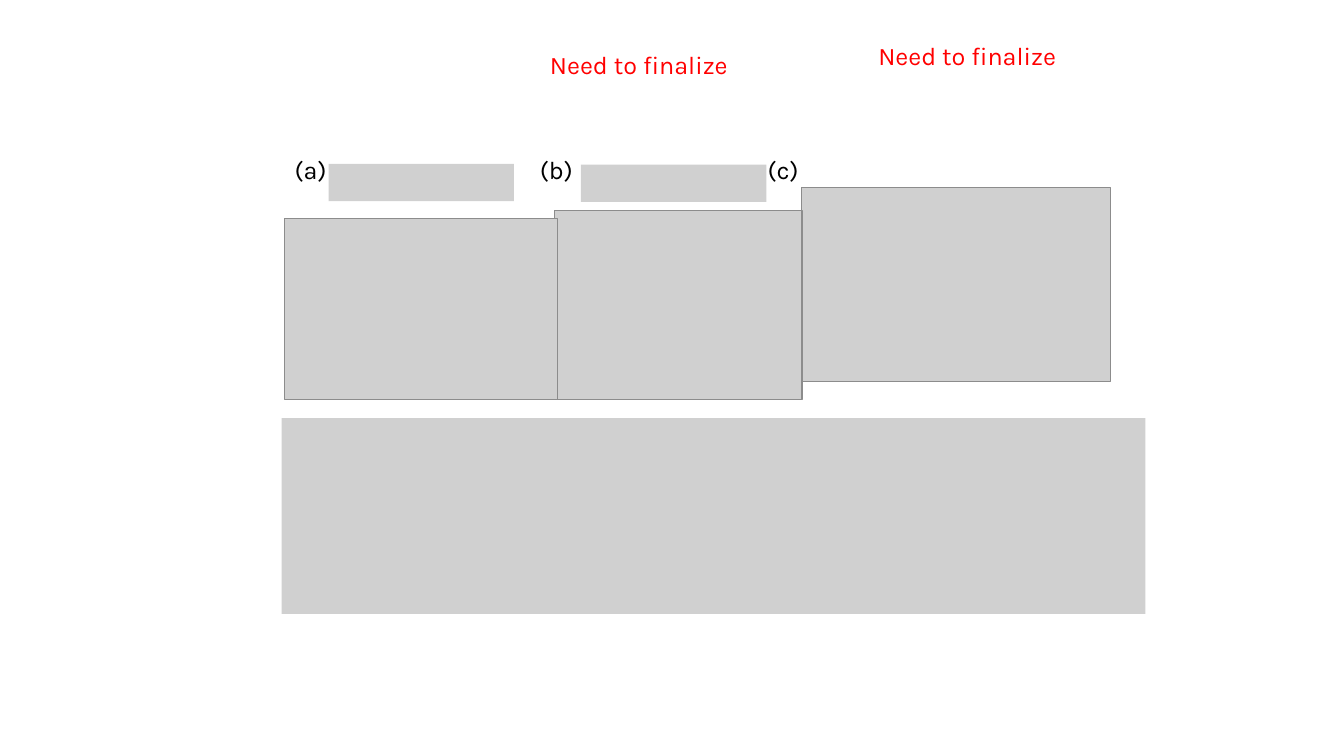
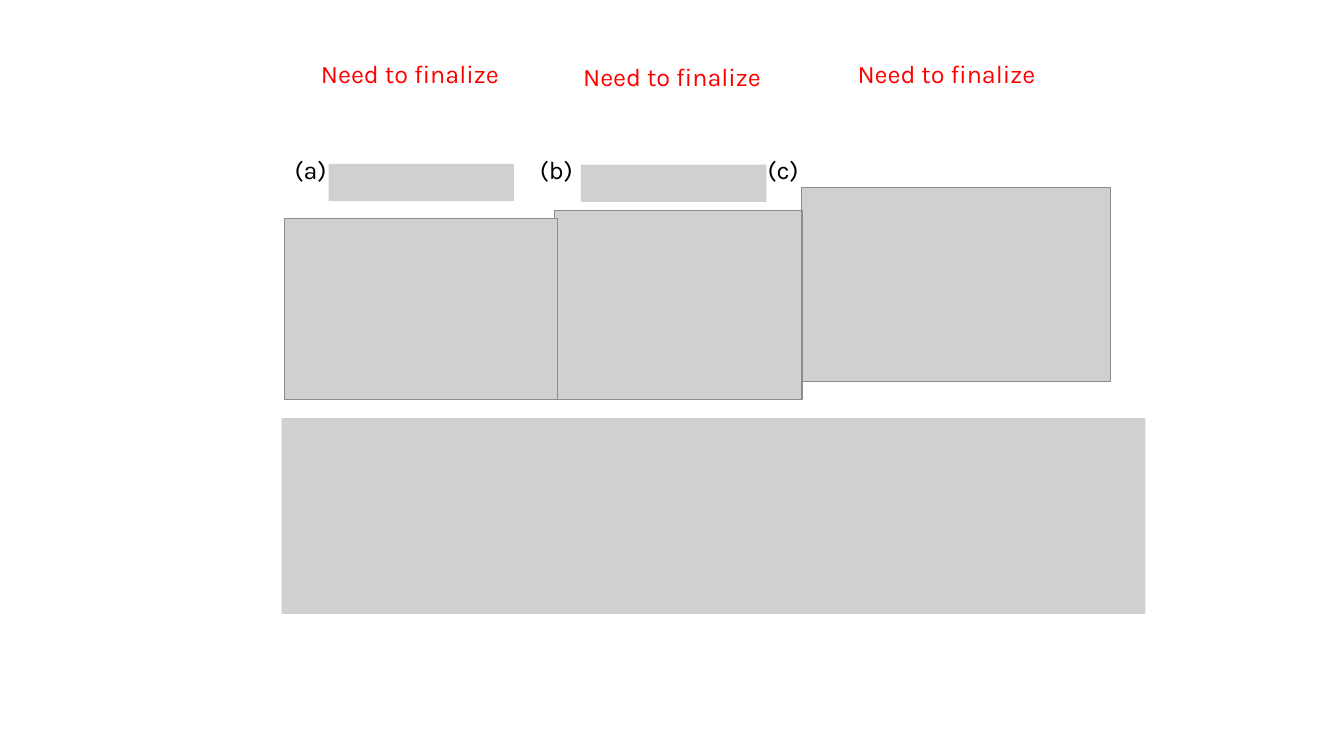
Before and after one commit to tyokokur/presentations, a slide deck: slide 2 of SYSG3_paper.pptx. Drawn at 1344x756 pixels with LibreOffice and Linux fonts; fonts in the diff are those of the drawing; grey boxes stand for pictures. Boxes give left, top, right and bottom in pixels: in the first picture for what was removed or moved away, otherwise in the second. Text is boxed around its words. In the diff, an @@ line names an element or a change of style, - is before the commit and + after.

```diff
--- a/SYSG3_paper.pptx
+++ b/SYSG3_paper.pptx
@@ text "Need to finalize": place and size @@
-text "Need to finalize" at (550, 56, 728, 75)
+text "Need to finalize" at (583, 68, 761, 87)
@@ text "Need to finalize": place and size @@
-text "Need to finalize" at (878, 47, 1056, 66)
+text "Need to finalize" at (858, 65, 1036, 84)
@@ text added at (321, 65, 499, 84), 18 pt, text #FF0000 @@
+Need to finalize
```
Also in this commit, not shown: 4 other slides changed.
